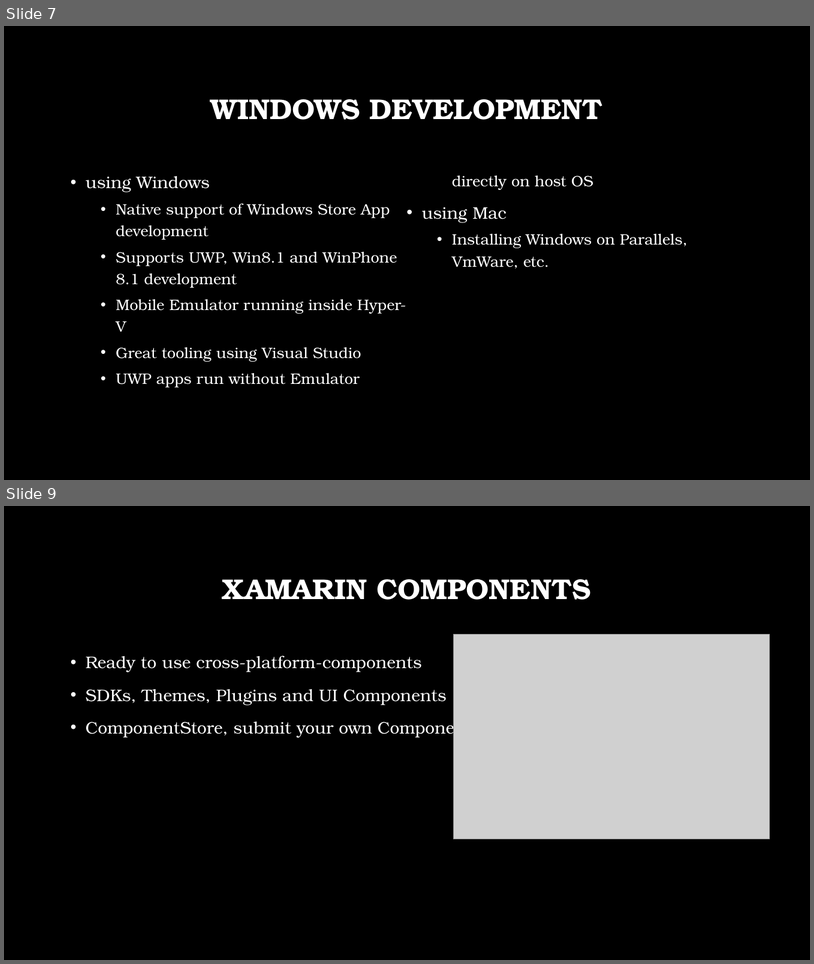
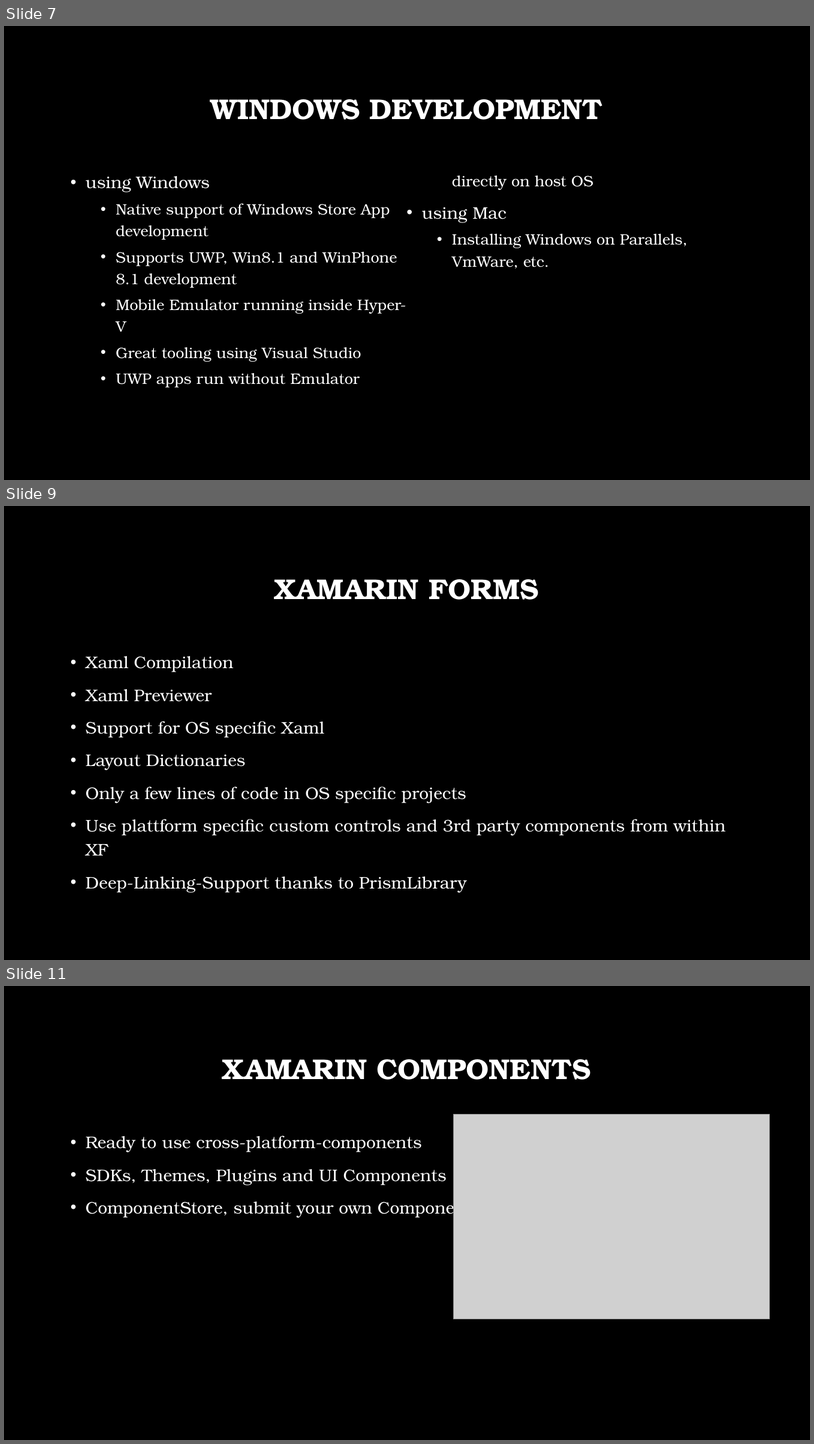
Before and after one commit to dersia/XamarinExamples, a slide deck: slides/Xamarin.pptx. Shown one above the other, each under a label of ours: slides 7 and 9 before the commit, slides 7, 9 and 11 after it; the slides between them are not shown. The pictures are 814x964 and 814x1444 pixels, drawn with LibreOffice and Linux fonts; fonts in the diff are those of the drawing; grey boxes stand for pictures; background and template pictures are left out. Boxes give left, top, right and bottom in pixels: in the first picture for what was removed or moved away, otherwise in the second. Text is boxed around its words. In the diff, an @@ line names an element or a change of style, - is before the commit and + after.

```diff
--- a/slides/Xamarin.pptx
+++ b/slides/Xamarin.pptx
@@ slide 9 added at [4, 506, 810, 960], background picture (left out) @@
@@ title added at [275, 579, 539, 600], 34 pt, text #FFFFFF, bold @@
+XAMARIN FORMS
@@ text added at [86, 656, 726, 892], 20 pt, text #FFFFFF @@
+• Xaml Compilation
+• Xaml Previewer
+• Support for OS specific Xaml
+• Layout Dictionaries
+• Only a few lines of code in OS specific projects
+• Use plattform specific custom controls and 3rd party components from within XF
+• Deep-Linking-Support thanks to PrismLibrary
@@ what was slide 9 is now slide 11 @@
```
Also in this commit, not shown: 6 slides changed, 2 other slides added.
